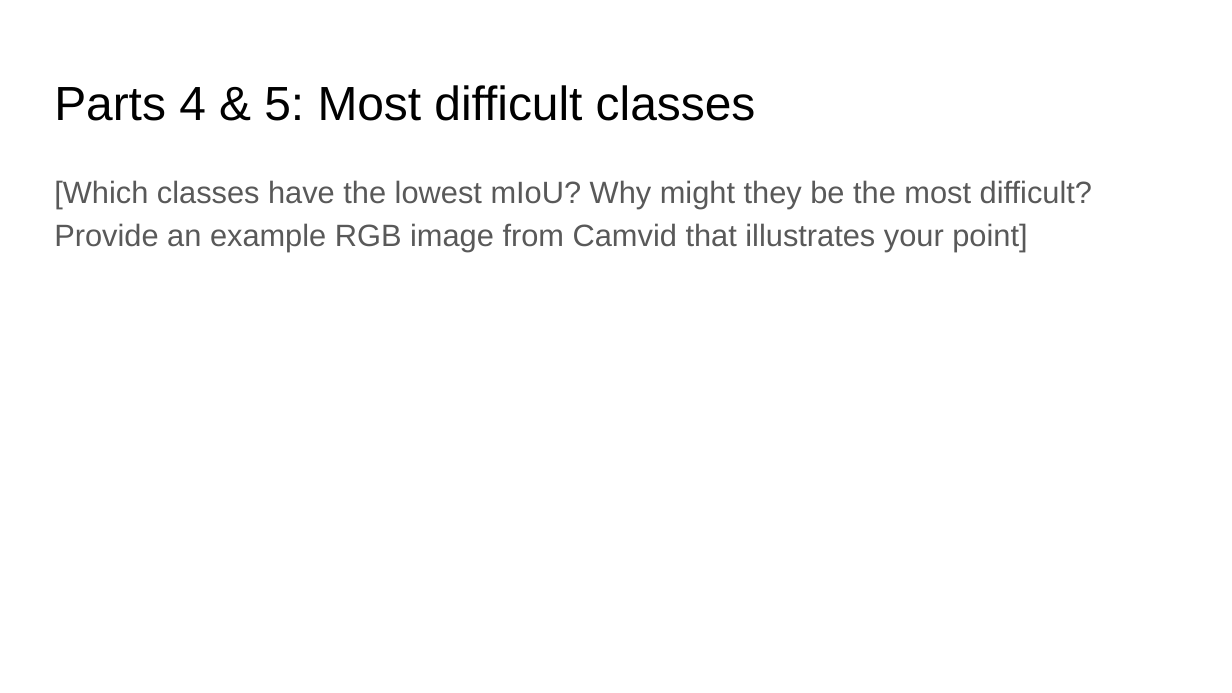
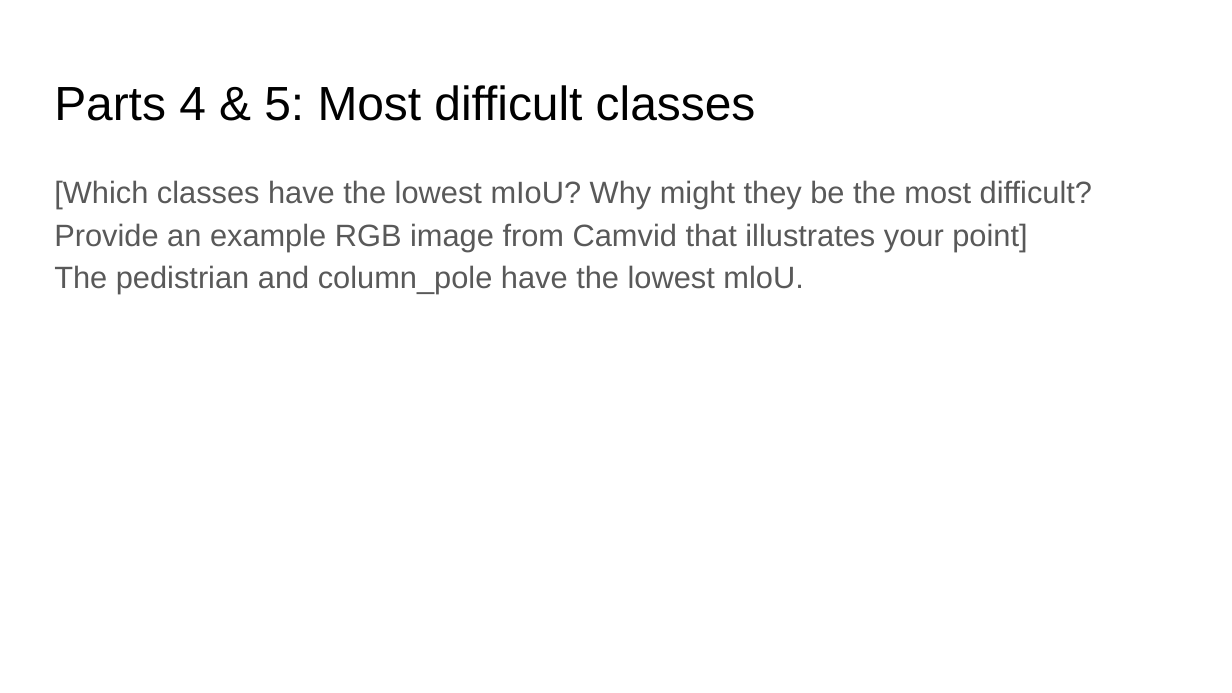
Before and after one commit to josh-ing/Semantic_Segmentation_project, a slide deck: slide 4 of proj5_report.pptx. Drawn at 1232x693 pixels with LibreOffice and Linux fonts; fonts in the diff are those of the drawing. Boxes give left, top, right and bottom in pixels: in the first picture for what was removed or moved away, otherwise in the second. Text is boxed around its words. In the diff, an @@ line names an element or a change of style, - is before the commit and + after.

```diff
--- a/proj5_report.pptx
+++ b/proj5_report.pptx
@@ text at box(54, 265, 803, 294): paragraph added @@
+The pedistrian and column_pole have the lowest mloU.
```
Also in this commit, not shown: 4 other slides changed.
